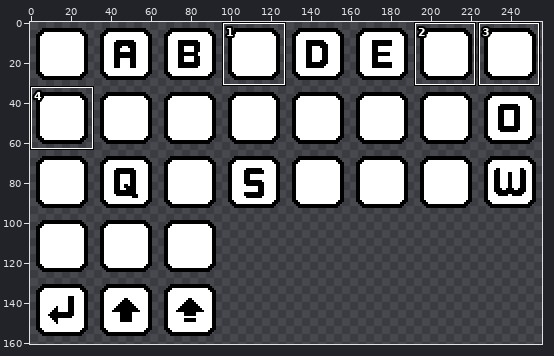
Two versions of one pixel-art file, Media/Images/UI/keyhint_pc.aseprite. Above: a wide view before the commit, with the close-up outlined.
Close-up. Old version:
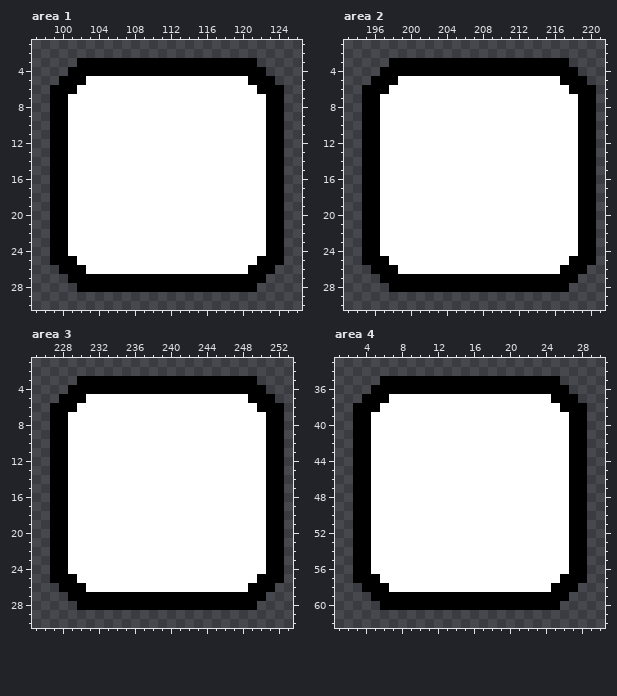
256x256 pixels, 1 frame. Shown: area 1: x 97..126, y 1..30; area 2: x 193..221, y 1..30; area 3: x 225..253, y 1..30; area 4: x 1..30, y 33..62. The wide view leaves out empty margins. The commit also changed other parts of the picture, which this record leaves out.
After:
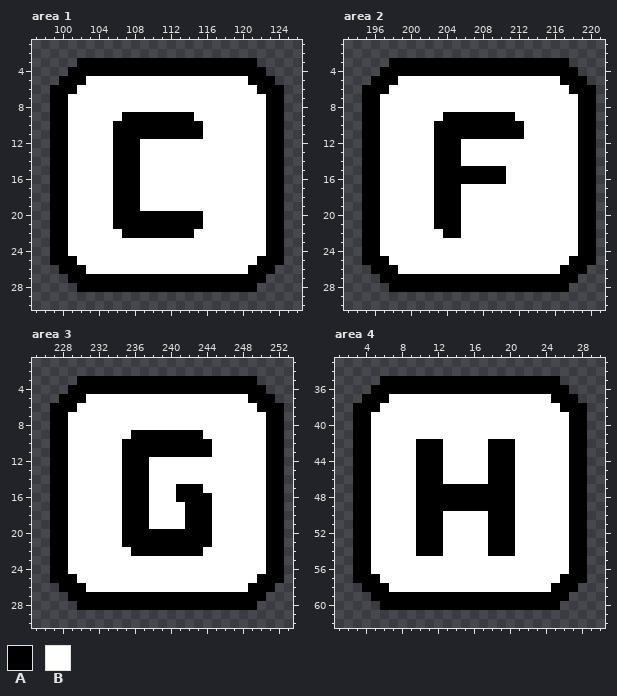
Palette (. is transparent): A #000000  B #ffffff
The edit:
Area 1:
Colour A replaces colour B in row 9 at x 107 to 114; in rows 10 to 11 at x 106 to 115; in rows 12 to 19 at x 106 to 108; in rows 20 to 21 at x 106 to 115; in row 22 at x 107 to 114.
Area 2:
Colour A replaces colour B in row 9 at x 204 to 211; in rows 10 to 11 at x 203 to 212; in rows 12 to 14 at x 203 to 205; in rows 15 to 16 at x 203 to 210; in rows 17 to 21 at x 203 to 205; in row 22 at x 204 to 205.
Area 3:
Colour A replaces colour B in row 9 at x 236 to 243; in rows 10 to 11 at x 235 to 244; in rows 12 to 14 at x 235 to 237; in row 15 at x 235 to 237 and 241 to 243; in row 16 at x 235 to 237 and 241 to 244; in rows 17 to 19 at x 235 to 237 and 242 to 244.
Colour A replaces colour B in rows 20 to 21 at x 235 to 244; in row 22 at x 236 to 243.
Area 4:
Colour A replaces colour B in rows 42 to 46 at x 10 to 12 and 18 to 20; in rows 47 to 49 at x 10 to 20; in rows 50 to 54 at x 10 to 12 and 18 to 20.
Pixel boxes of the changes (left, top, right, bottom) in both close-ups:
changed: (113, 112, 203, 238)
changed: (434, 112, 524, 238)
changed: (122, 430, 212, 556)
changed: (416, 439, 515, 556)
